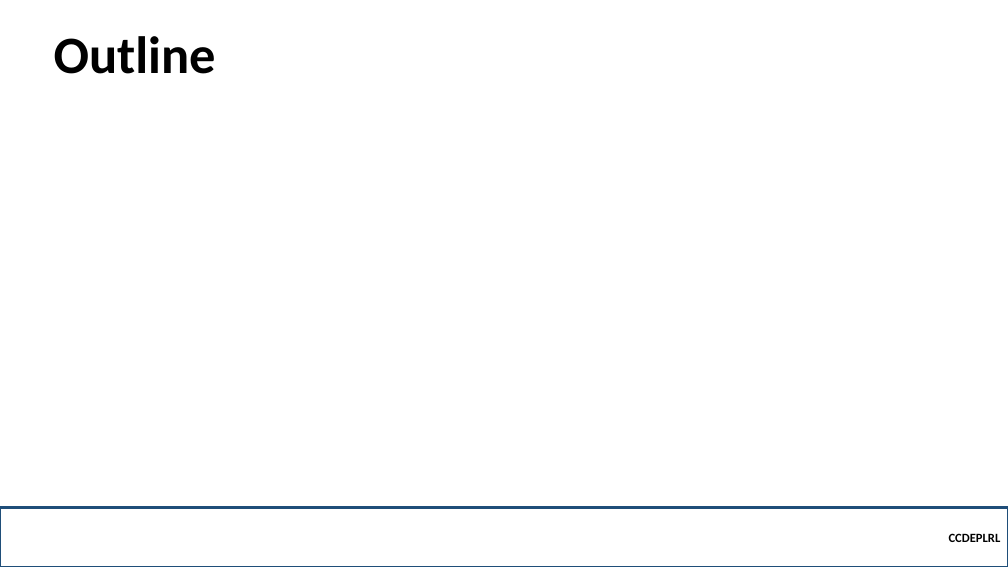
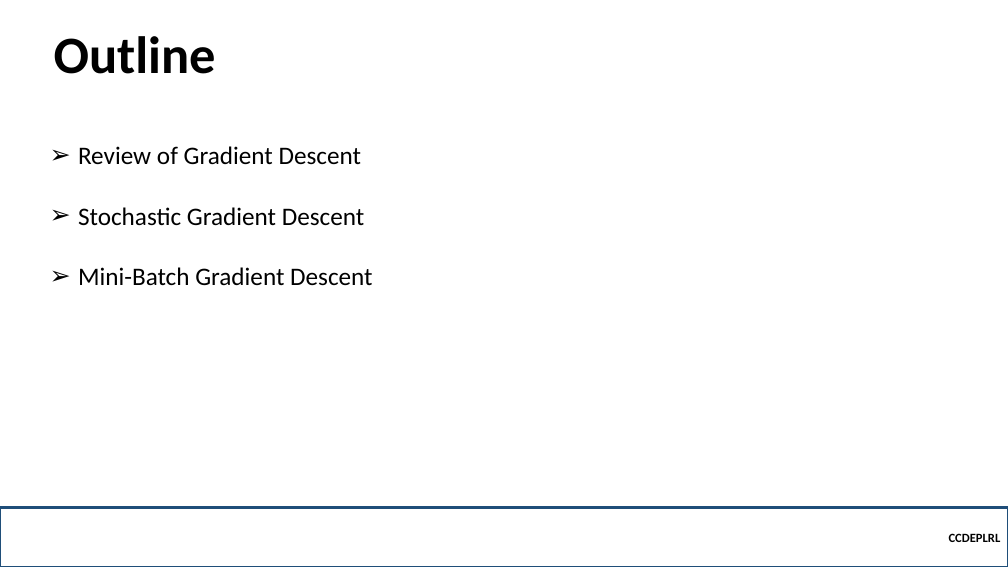
Before and after one commit to robitussin/CCDEPLRL, a slide deck: slide 2 of Week 3 - Neural Networks in Practice/Mini-Batches.pptx. Drawn at 1008x567 pixels with LibreOffice and Linux fonts; fonts in the diff are those of the drawing; background and template pictures are left out. Boxes give left, top, right and bottom in pixels: in the first picture for what was removed or moved away, otherwise in the second. Text is boxed around its words. In the diff, an @@ line names an element or a change of style, - is before the commit and + after.

```diff
--- a/Week 3 - Neural Networks in Practice/Mini-Batches.pptx
+++ b/Week 3 - Neural Networks in Practice/Mini-Batches.pptx
@@ text added at <box>78,146,372,286</box>, 24 pt, text #000000 @@
+➢ Review of Gradient Descent
+➢ Stochastic Gradient Descent
+➢ Mini-Batch Gradient Descent
```
Also in this commit, not shown: 1 other slide changed, 8 slides added.
